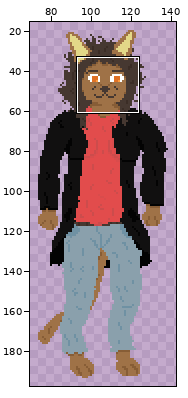
A pixel-art file gets an edit: Artwork/Mina/MinaIdle.aseprite. Above: a wide view before the commit, with the close-up outlined.
Close-up. Before:
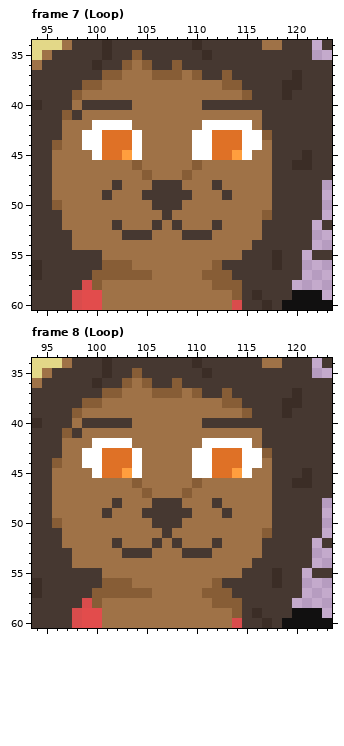
200x200 pixels, 10 frames. Shown: frame 7 (Loop): x 94..123, y 34..60; frame 8 (Loop): x 94..123, y 34..60. The wide view leaves out empty margins.
Once edited:
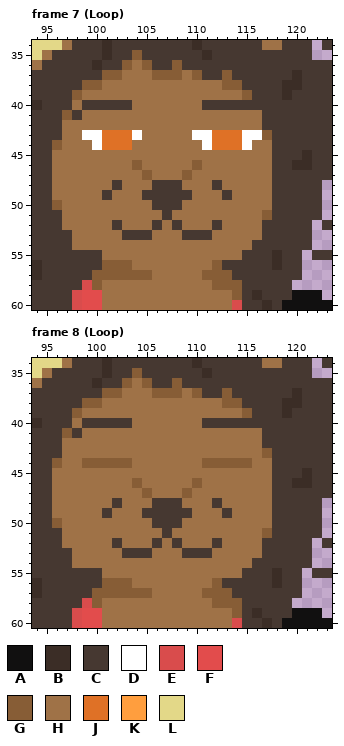
Palette (. is transparent): A #111010  B #3b2d26  C #463831  D #ffffff  E #d94c4c  F #e24c4c  G #875d36  H #9f7247  J #df7126  K #ff9e3e  L #e3d888
The edit:
{"where": "frame 7 (Loop), layer \"Face\""}
{"frame":7,"y":42,"x":100,"old":"DDDD","new":"HHHH"}
{"frame":7,"y":42,"x":111,"old":"DDDDD","new":"HHHHH"}
{"frame":7,"y":44,"x":99,"old":"D","new":"H"}
{"frame":7,"y":44,"x":104,"old":"D","new":"H"}
{"frame":7,"y":44,"x":110,"old":"D","new":"H"}
{"frame":7,"y":44,"x":116,"old":"D","new":"H"}
{"frame":7,"y":45,"x":100,"old":"DJJKD","new":"HHHHH"}
{"frame":7,"y":45,"x":110,"old":"DDJJKD","new":"HHHHHH"}
{"where": "frame 8 (Loop), layer \"Face\""}
{"frame":8,"y":42,"x":100,"old":"DDDD","new":"HHHH"}
{"frame":8,"y":42,"x":111,"old":"DDDDD","new":"HHHHH"}
{"frame":8,"y":43,"x":99,"old":"DDJJJD","new":"HHHHHH"}
{"frame":8,"y":43,"x":110,"old":"DDJJJDD","new":"HHHHHHH"}
{"frame":8,"y":44,"x":99,"old":"DDJJJD","new":"GGGGGH"}
{"frame":8,"y":44,"x":110,"old":"DDJJJDD","new":"HGGGGGH"}
{"frame":8,"y":45,"x":100,"old":"DJJKD","new":"HHHHH"}
{"frame":8,"y":45,"x":110,"old":"DDJJKD","new":"HHHHHH"}
